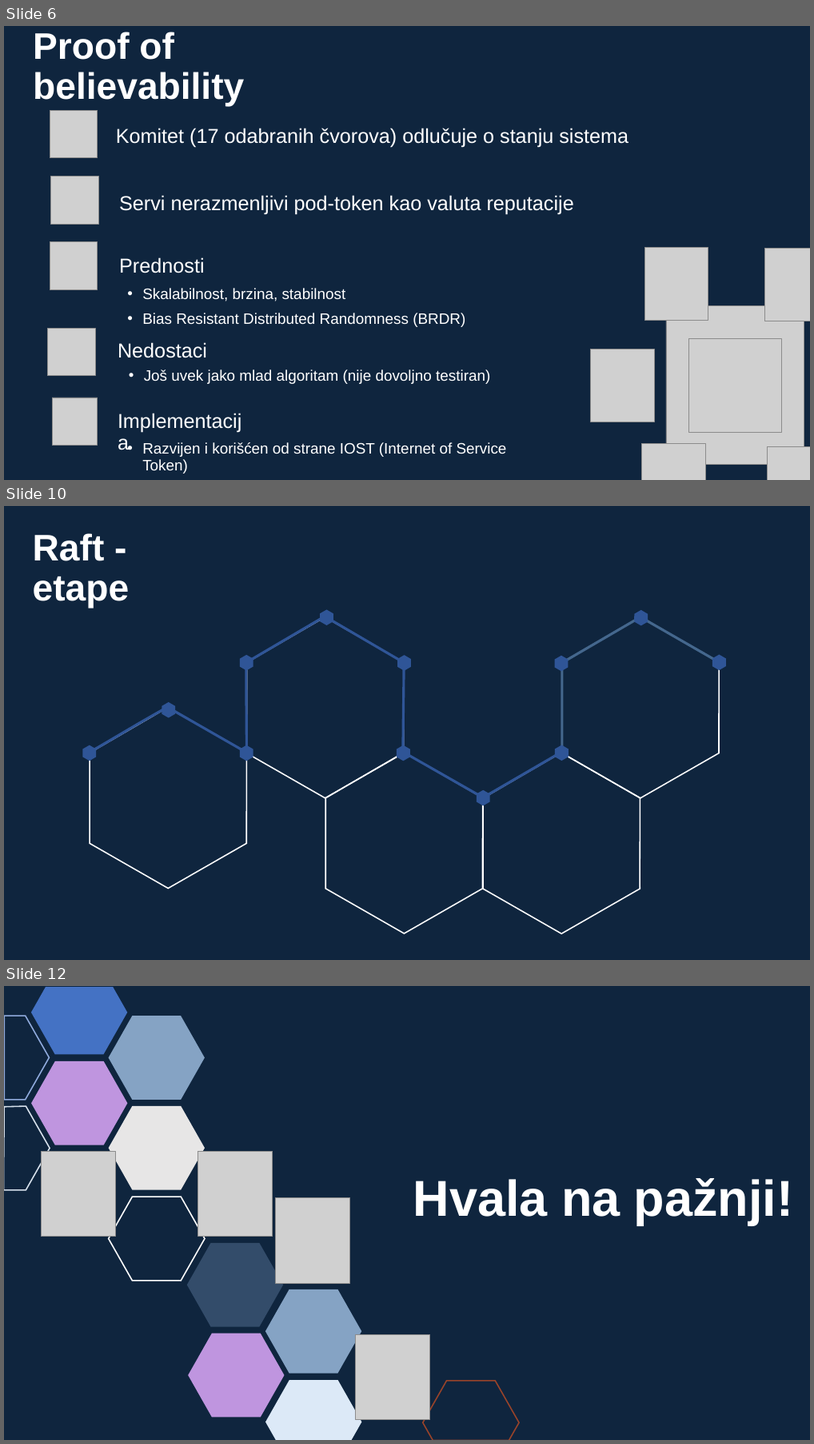
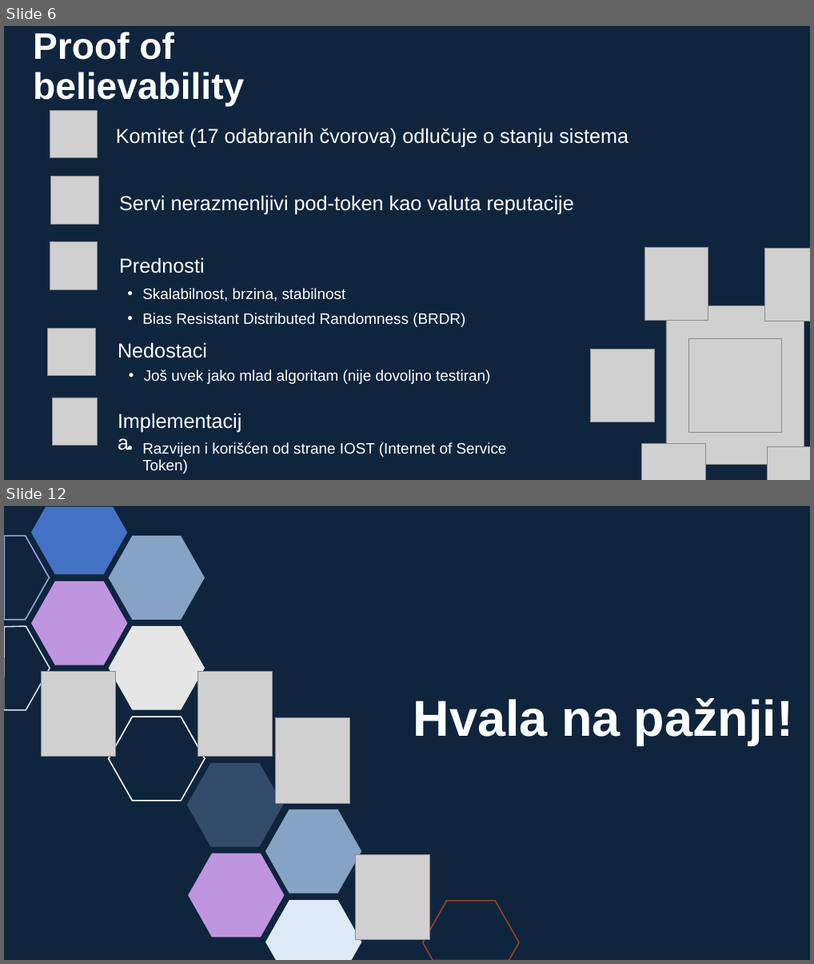
Before and after one commit to sssteeefaaan/master-I, a slide deck: pdasp/seminarski/konsenzus-algoritmi/konsenzus-algoritmi.pptx. Shown one above the other, each under a label of ours: slides 6, 10 and 12 before the commit, slides 6 and 12 after it; the slides between them are not shown. The pictures are 814x1444 and 814x964 pixels, drawn with LibreOffice and Linux fonts; fonts in the diff are those of the drawing; grey boxes stand for pictures. Boxes give left, top, right and bottom in pixels: in the first picture for what was removed or moved away, otherwise in the second. Text is boxed around its words. In the diff, an @@ line names an element or a change of style, - is before the commit and + after.

```diff
--- a/pdasp/seminarski/konsenzus-algoritmi/konsenzus-algoritmi.pptx
+++ b/pdasp/seminarski/konsenzus-algoritmi/konsenzus-algoritmi.pptx
@@ slide 10 removed at [4,506,810,960], background #0F253E @@
@@ title removed at [33,533,130,608] @@
-Raft - etape
@@ freeform shape removed at [88,616,561,797] @@
@@ freeform shape removed at [246,616,404,797] @@
@@ freeform shape removed at [320,609,334,625] @@
@@ freeform shape removed at [562,616,720,797] @@
@@ freeform shape removed at [562,616,720,753] @@
@@ freeform shape removed at [635,610,648,626] @@
@@ freeform shape removed at [240,655,254,671] @@
@@ freeform shape removed at [398,655,411,671] @@
@@ freeform shape removed at [555,656,569,671] @@
@@ freeform shape removed at [713,654,726,670] @@
@@ freeform shape removed at [90,707,247,888] @@
@@ freeform shape removed at [162,702,175,718] @@
@@ freeform shape removed at [82,745,96,760] @@
@@ freeform shape removed at [240,745,254,760] @@
@@ freeform shape removed at [397,745,410,760] @@
@@ freeform shape removed at [555,745,569,760] @@
@@ freeform shape removed at [326,752,483,933] @@
@@ freeform shape removed at [483,752,641,933] @@
@@ freeform shape removed at [477,790,490,805] @@
```
Also in this commit, not shown: 1 slide changed, 4 slides added, 3 other slides removed, 7 other files.
